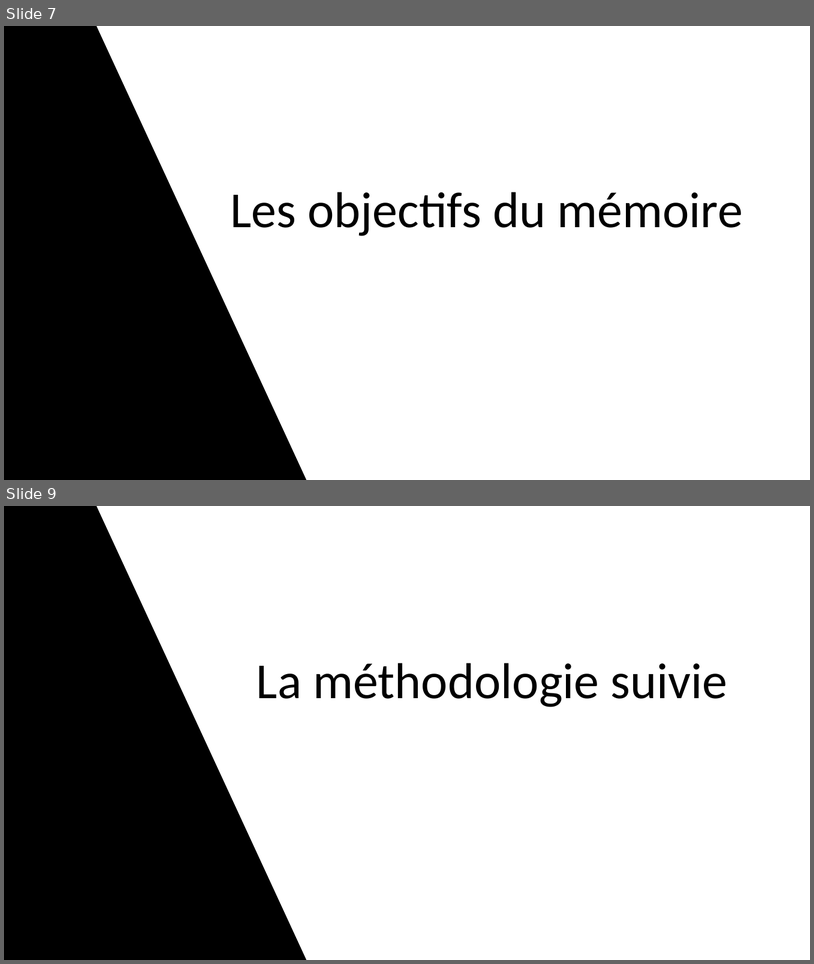
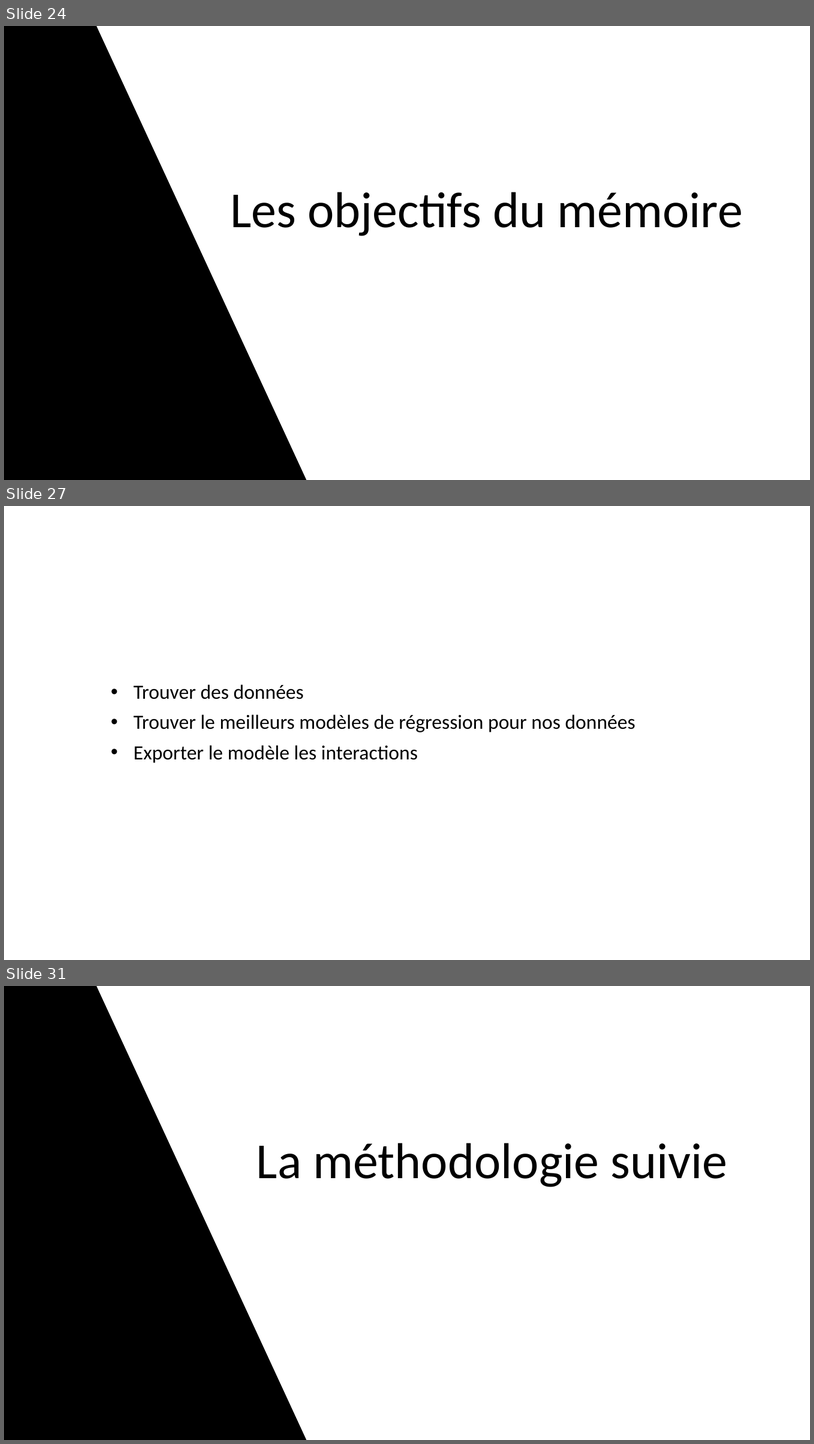
Before and after one commit to Jah-Say10/Master-Thesis-Omar-DIASSE, a slide deck: Presentation/Presentation Memoire.pptx. Shown one above the other, each under a label of ours: slides 7 and 9 before the commit, slides 24, 27 and 31 after it; the slides between them are not shown. The pictures are 814x964 and 814x1444 pixels, drawn with LibreOffice and Linux fonts; fonts in the diff are those of the drawing. Boxes give left, top, right and bottom in pixels: in the first picture for what was removed or moved away, otherwise in the second. Text is boxed around its words. In the diff, an @@ line names an element or a change of style, - is before the commit and + after.

```diff
--- a/Presentation/Presentation Memoire.pptx
+++ b/Presentation/Presentation Memoire.pptx
@@ slide 27 added at [4, 506, 810, 960], background #FFFFFF @@
@@ subtitle added at [134, 684, 636, 763], 24 pt, text #000000 @@
+• Trouver des données
+• Trouver le meilleurs modèles de régression pour nos données
+• Exporter le modèle les interactions
@@ what was slide 7 is now slide 24 @@
@@ what was slide 9 is now slide 31 @@
```
Also in this commit, not shown: 4 slides changed, 21 other slides added, 3 other files.
